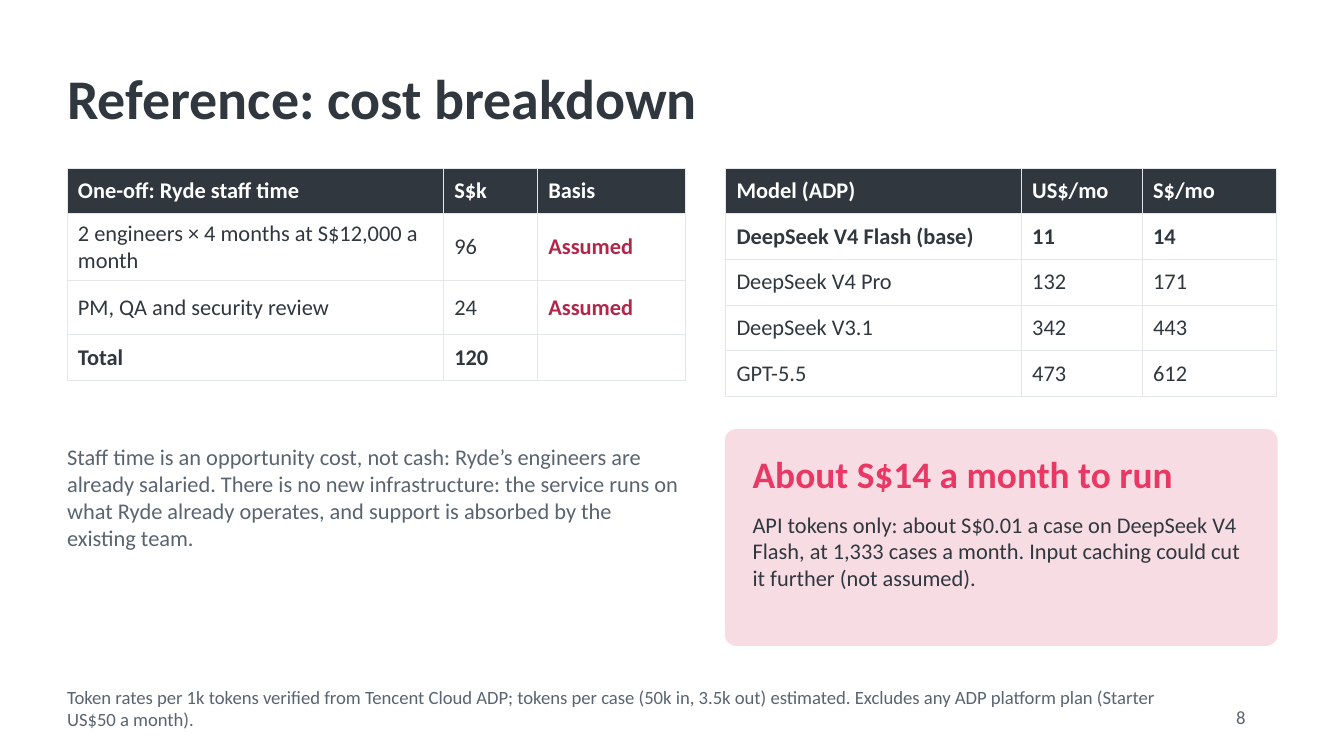
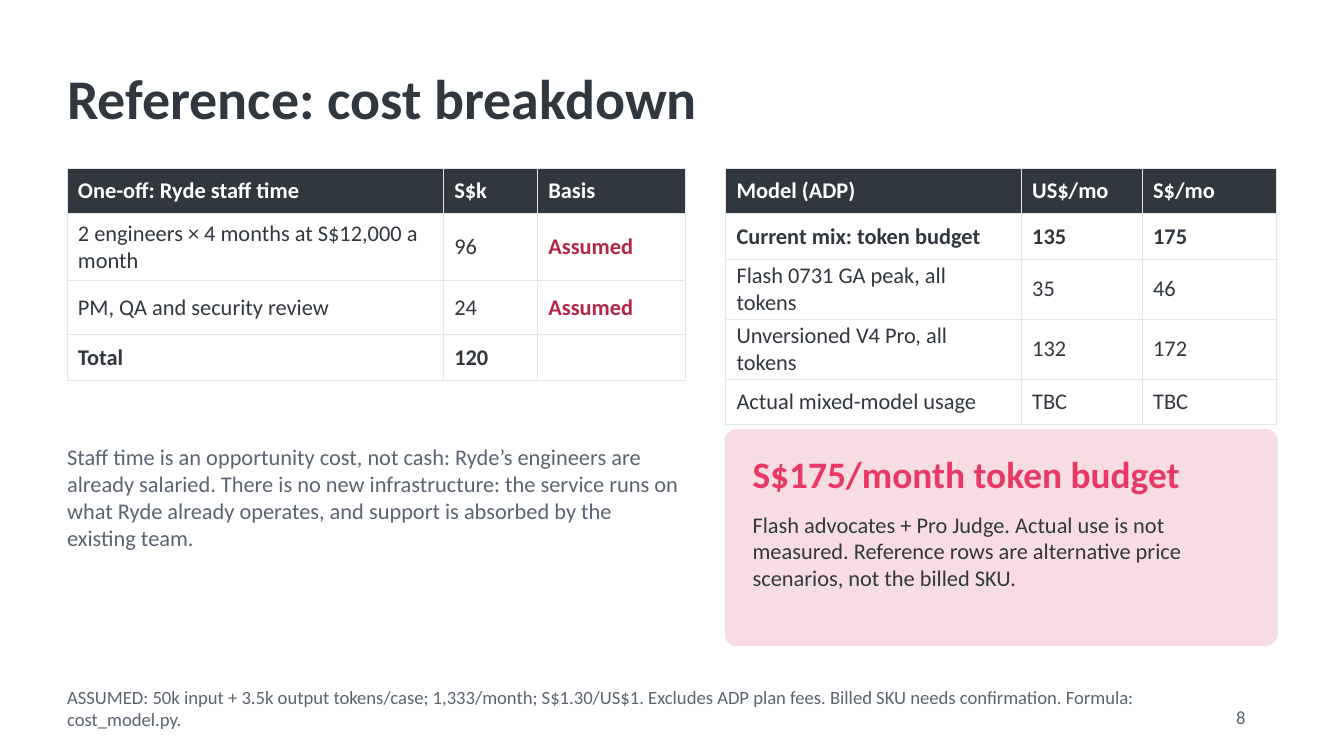
Before and after one commit to hermicaduceus/ryde-dispute-resolution-submission, a slide deck: slide 8 of tools/deployment/ryde-dispute-pitch.pptx. Drawn at 1344x756 pixels with LibreOffice and Linux fonts; fonts in the diff are those of the drawing. Boxes give left, top, right and bottom in pixels: in the first picture for what was removed or moved away, otherwise in the second. Text is boxed around its words. In the diff, an @@ line names an element or a change of style, - is before the commit and + after.

Commit message:
docs: align model roles, evaluation and cost scenarios

```diff
--- a/tools/deployment/ryde-dispute-pitch.pptx
+++ b/tools/deployment/ryde-dispute-pitch.pptx
@@ table at (726,168,1277,417) @@
-row 2: DeepSeek V4 Flash (base) | 11 | 14
+row 2: Current mix: token budget | 135 | 175
-row 3: DeepSeek V4 Pro | 132 | 171
+row 3: Flash 0731 GA peak, all tokens | 35 | 46
-row 4: DeepSeek V3.1 | 342 | 443
+row 4: Unversioned V4 Pro, all tokens | 132 | 172
-row 5: GPT-5.5 | 473 | 612
+row 5: Actual mixed-model usage | TBC | TBC
@@ text at (753,462,1180,495): text changed @@
-About S$14 a month to run
+S$175/month token budget
@@ text at (753,517,1181,589): text changed @@
-API tokens only: about S$0.01 a case on DeepSeek V4 Flash, at 1,333 cases a month. Input caching could cut it further (not assumed).
+Flash advocates + Pro Judge. Actual use is not measured. Reference rows are alternative price scenarios, not the billed SKU.
@@ text at (67,691,1133,729): text changed @@
-Token rates per 1k tokens verified from Tencent Cloud ADP; tokens per case (50k in, 3.5k out) estimated. Excludes any ADP platform plan (Starter US$50 a month).
+ASSUMED: 50k input + 3.5k output tokens/case; 1,333/month; S$1.30/US$1. Excludes ADP plan fees. Billed SKU needs confirmation. Formula: cost_model.py.
```
Also in this commit, not shown: 5 other slides changed, 5 other files.
